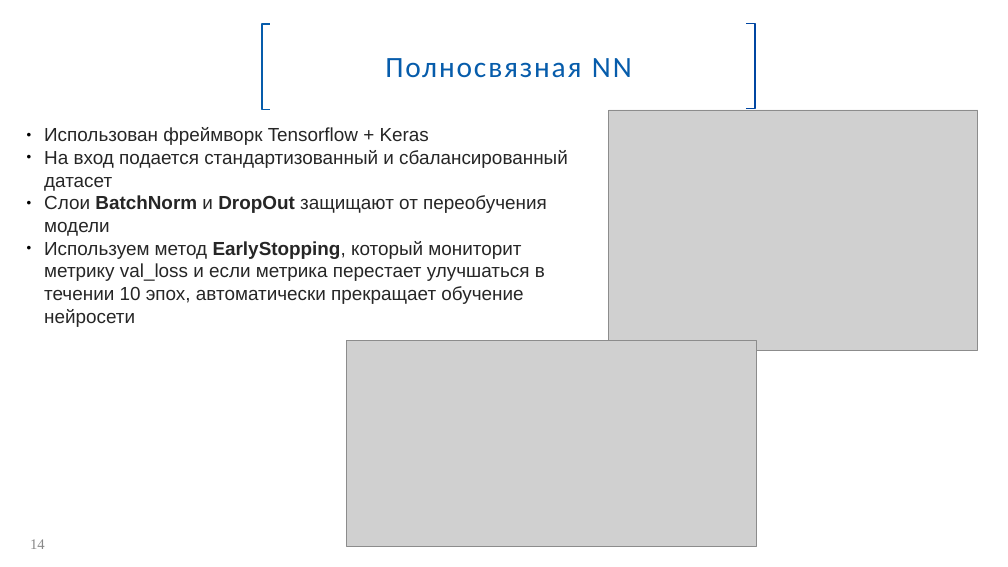
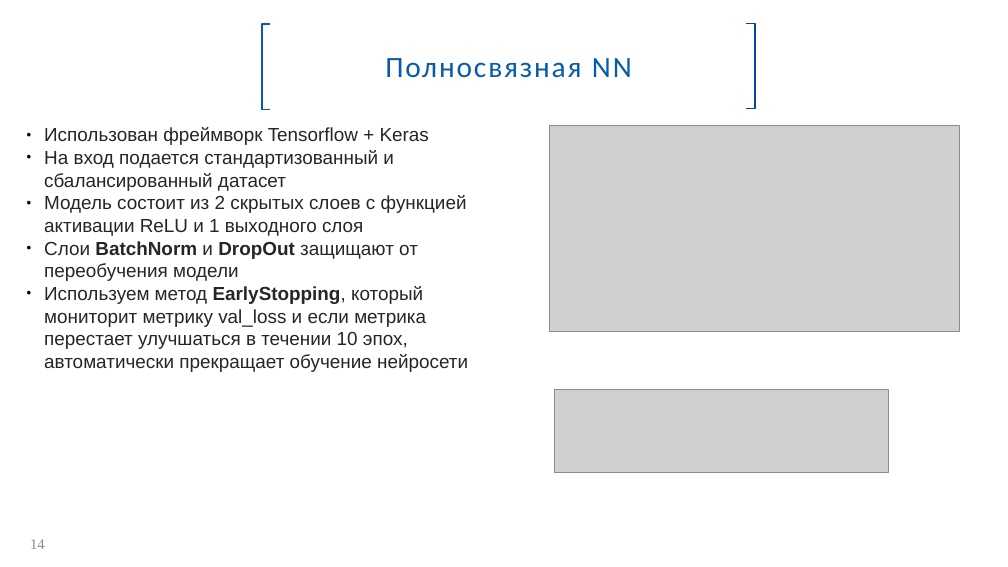
Before and after one commit to Spring-31/HC_default_risk, a slide deck: slide 14 of Прогнозирование_вероятности_дефолта restructured.pptx. Drawn at 1008x567 pixels with LibreOffice and Linux fonts; fonts in the diff are those of the drawing; grey boxes stand for pictures; background and template pictures are left out. Boxes give left, top, right and bottom in pixels: in the first picture for what was removed or moved away, otherwise in the second. Text is boxed around its words. In the diff, an @@ line names an element or a change of style, - is before the commit and + after.

```diff
--- a/Прогнозирование_вероятности_дефолта restructured.pptx
+++ b/Прогнозирование_вероятности_дефолта restructured.pptx
@@ picture: place and size @@
-picture at bbox=[609, 110, 978, 350]
+picture at bbox=[549, 125, 960, 331]
@@ text at bbox=[44, 195, 467, 236]: paragraph added @@
+● Модель состоит из 2 скрытых слоев с функцией активации ReLU и 1 выходного слоя
@@ picture removed at bbox=[346, 340, 757, 547] @@
@@ picture added at bbox=[554, 390, 889, 473] @@
```
Also in this commit, not shown: 3 other files.
